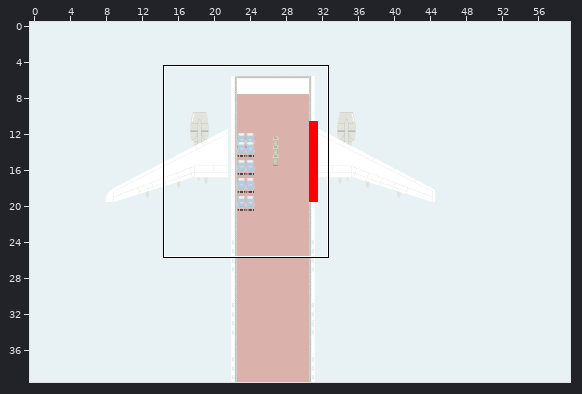
One commit to this Tiled map: Android/assets/maps/plane/plane.tmx. The first picture is a wide view before the edit; the outline marks the close-up.
Close-up. First the earlier version:
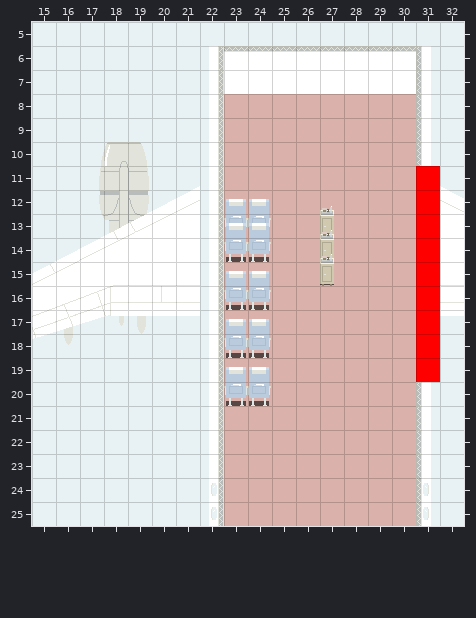
Cells are 24x24 px. Shown: x 15..32, y 5..25. The commit also changed other parts of the map, which this record leaves out.
New version:
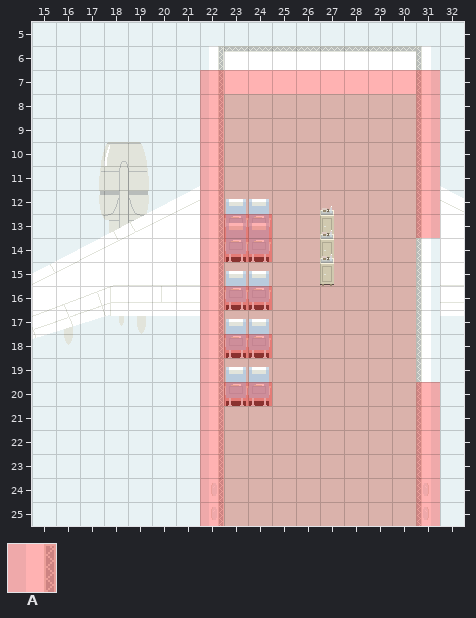
Key: from "tileset24": A 36.
_ is an empty cell.
See-through tiles are keyed as they look on the map.
The exact change:
layer "Collision" opacity 100% -> 30%
Layer "Collision":
y 7: x 22..31 __________ -> AAAAAAAAAA
y 8..10: x 22 _ -> A; x 31 _ -> A
y 11..12: x 22 _ -> A
y 13: x 22..24 ___ -> AAA
y 14: x 22..24 ___ -> AAA; x 31 A -> _
y 15: x 22 _ -> A; x 31 A -> _
y 16: x 22..24 ___ -> AAA; x 31 A -> _
y 17: x 22 _ -> A; x 31 A -> _
y 18: x 22..24 ___ -> AAA; x 31 A -> _
y 19: x 22 _ -> A; x 31 A -> _
y 20: x 22..24 ___ -> AAA; x 31 _ -> A
y 21..25: x 22 _ -> A; x 31 _ -> A
